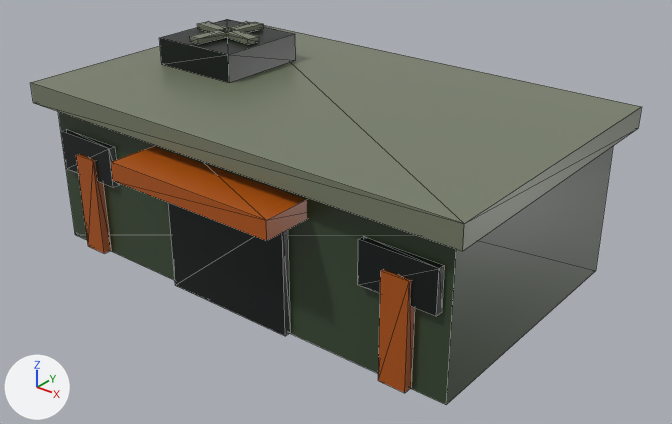
One commit to the glTF model public/assets/models/barracks.glb: the scene before it, then after it.
Before and after are seen from a 50 mm lens placed at (3.04, -3.61, 2.59), pointed at (0.16, -0.01, 0.35). The axes (+X, +Y, +Z) are drawn at lower left. The lights are the same throughout. The older version comes first. Mesh edges are drawn as thin lines. Where no turn or scale is listed for an object, it has been applied to the vertices.

Names of what the first picture shows: 'barracks-entrance', 'barracks-entry-canopy', 'barracks-quarters', 'barracks-roof', 'barracks-stripe--1.06', 'barracks-stripe-1.06', 'barracks-vent', 'barracks-window--1.06', 'barracks-window-1.06' and 2 more.
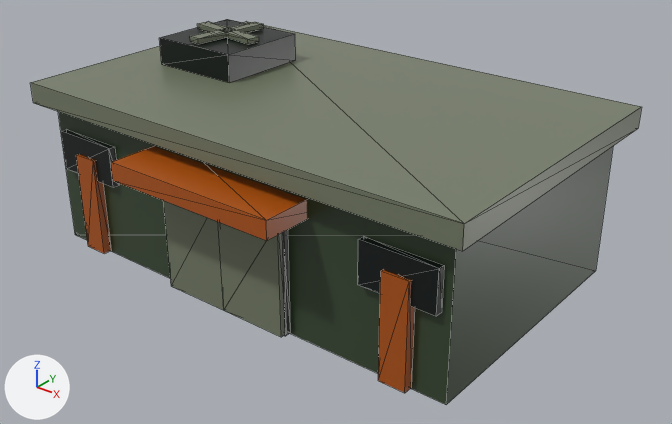
Location of each change, [x1, y1, x2, y2] in pixels of the pictures (672 x 424 px):
'barracks-entrance-leaf--1', added
    after: [218, 222, 286, 337]
'barracks-entrance-leaf-1', added
    after: [163, 200, 224, 310]
'barracks-entrance', unchanged, covered by the edit
    before: [168, 202, 290, 336]
    after: [282, 230, 290, 336]

The edits, one by one:
Mesh me_mesh_5_1 is new.
It is a box spanning x -0.2..0.2, y -0.02..0.02, z -0.315..0.315.
It uses material mat_trim (greyish green #767e69).
Object 'barracks-entrance-leaf-1' (ob_barracks_entrance_leaf_1) is new; it shows me_mesh_5_1.
Its location is (-0.2, -0.72, 0.33).
Object 'barracks-entrance-leaf--1' (ob_barracks_entrance_leaf__1) is new; it shows a copy of me_mesh_5_1.
Its location is (0.2, -0.72, 0.33).
